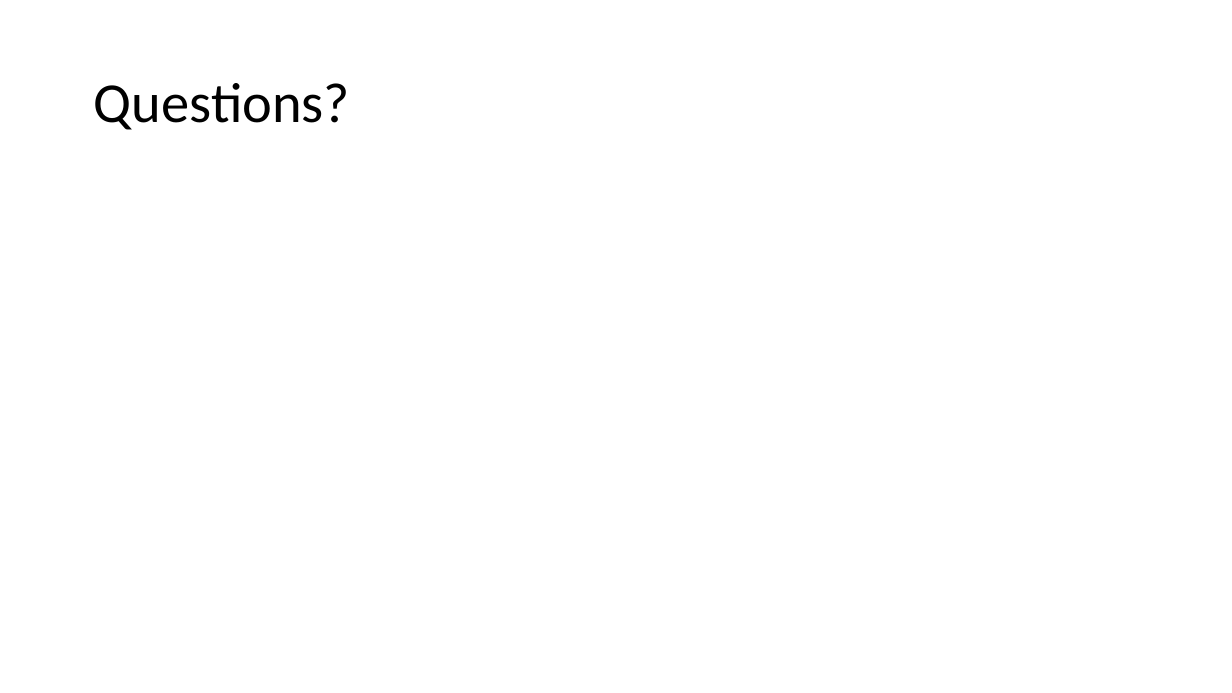
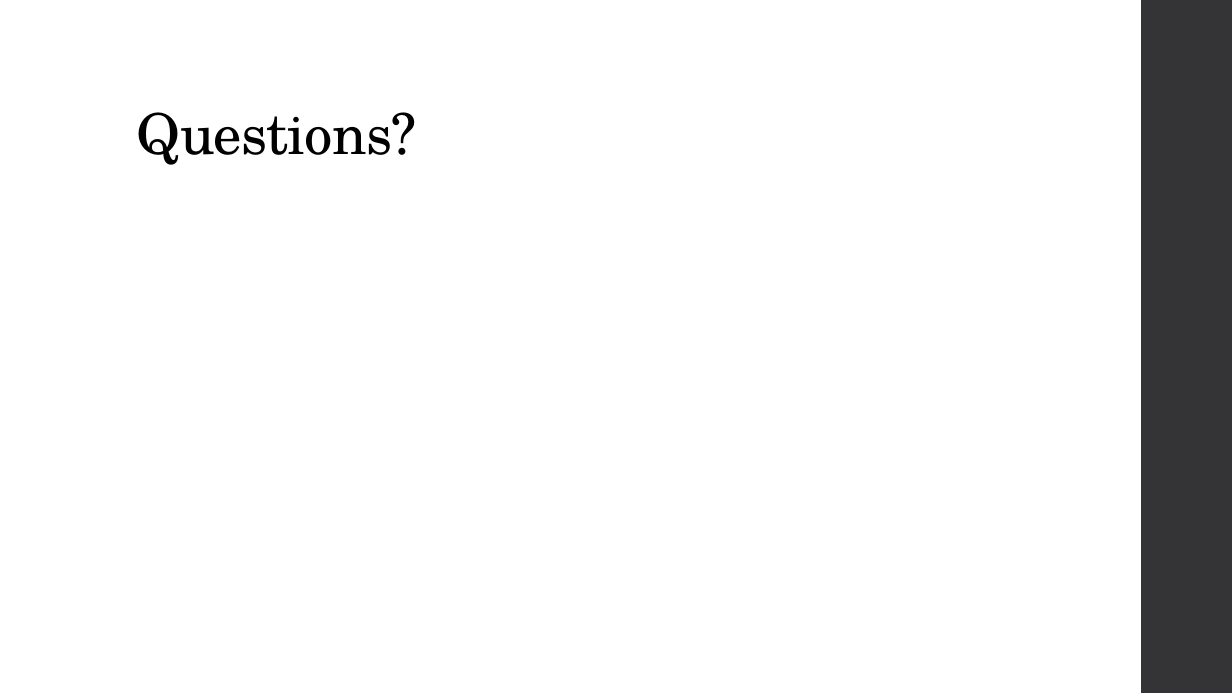
Before and after one commit to priscilla-wong/Project_1, a slide deck: slide 11 of Project_1_Slides.pptx. Drawn at 1232x693 pixels with LibreOffice and Linux fonts; fonts in the diff are those of the drawing. Boxes give left, top, right and bottom in pixels: in the first picture for what was removed or moved away, otherwise in the second. Text is boxed around its words. In the diff, an @@ line names an element or a change of style, - is before the commit and + after.

```diff
--- a/Project_1_Slides.pptx
+++ b/Project_1_Slides.pptx
@@ rectangle added at [1141,0,1232,693], fill #353537 @@
@@ title "Questions?": place and size @@
-title "Questions?" at [94,83,350,130]
+title "Questions?" at [137,112,417,165]
@@ title "Questions?" at [137,112,417,165]: font Calibri to TeX Gyre Schola, letter spacing 0 to -0.5 pt; vertical alignment middle to bottom @@
```
Also in this commit, not shown: 10 other slides changed, 2 other files.
